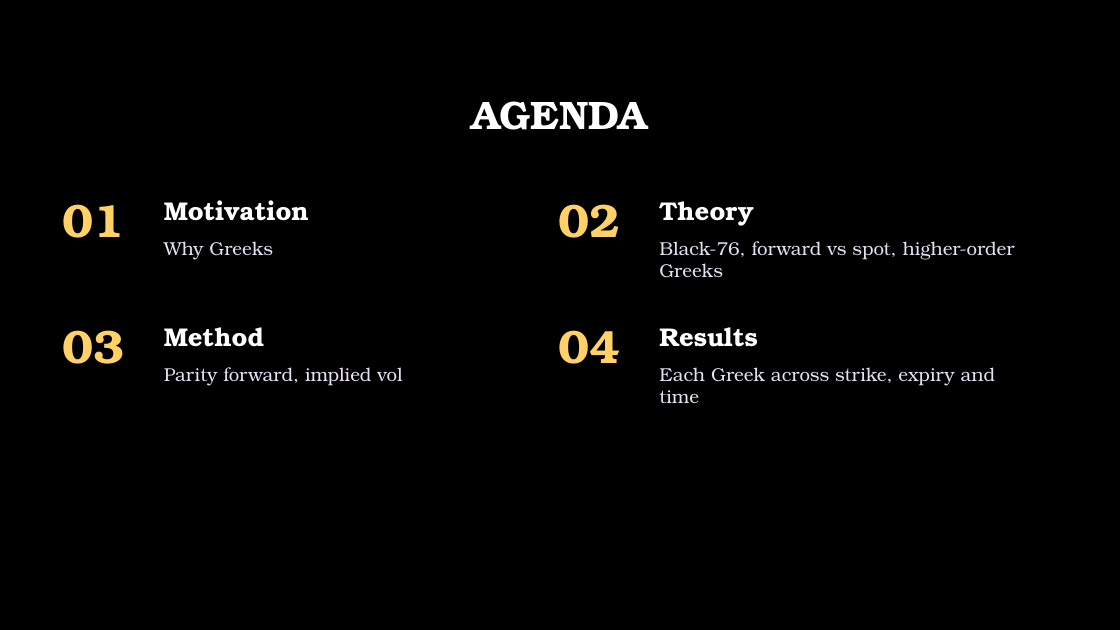
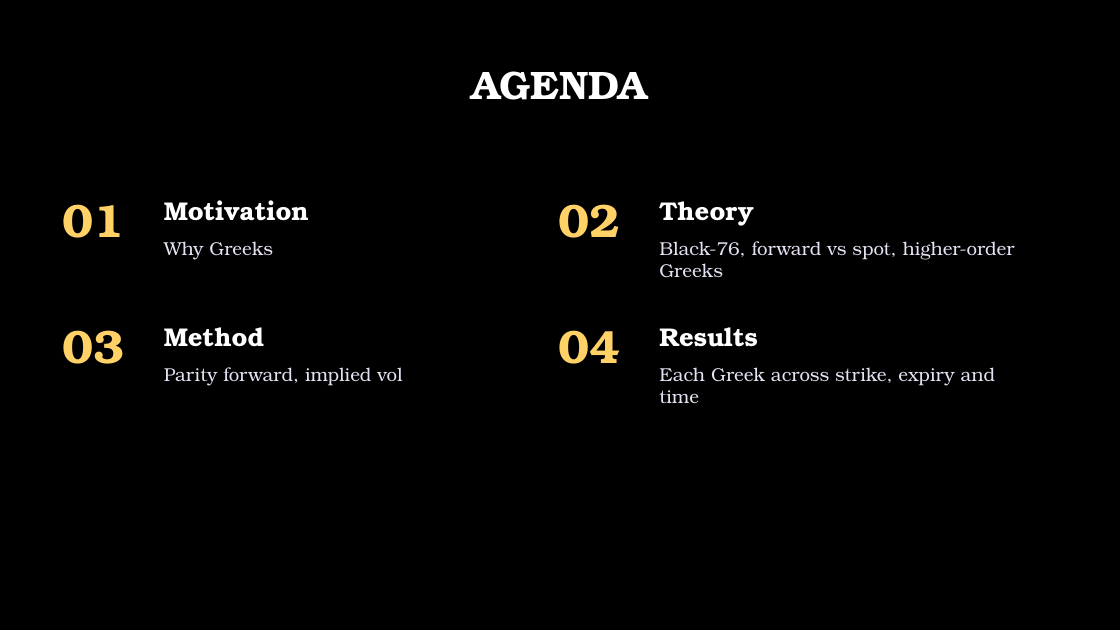
Before and after one commit to akhil-cv/IE612, a slide deck: slide 2 of presentation.pptx. Drawn at 1120x630 pixels with LibreOffice and Linux fonts; fonts in the diff are those of the drawing; background and template pictures are left out. Boxes give left, top, right and bottom in pixels: in the first picture for what was removed or moved away, otherwise in the second. Text is boxed around its words. In the diff, an @@ line names an element or a change of style, - is before the commit and + after.

```diff
--- a/presentation.pptx
+++ b/presentation.pptx
@@ title "AGENDA": place and size @@
-title "AGENDA" at [472,101,648,130]
+title "AGENDA" at [472,71,648,100]
```
Also in this commit, not shown: 13 other slides changed, 2 slides added, 1 other file.
